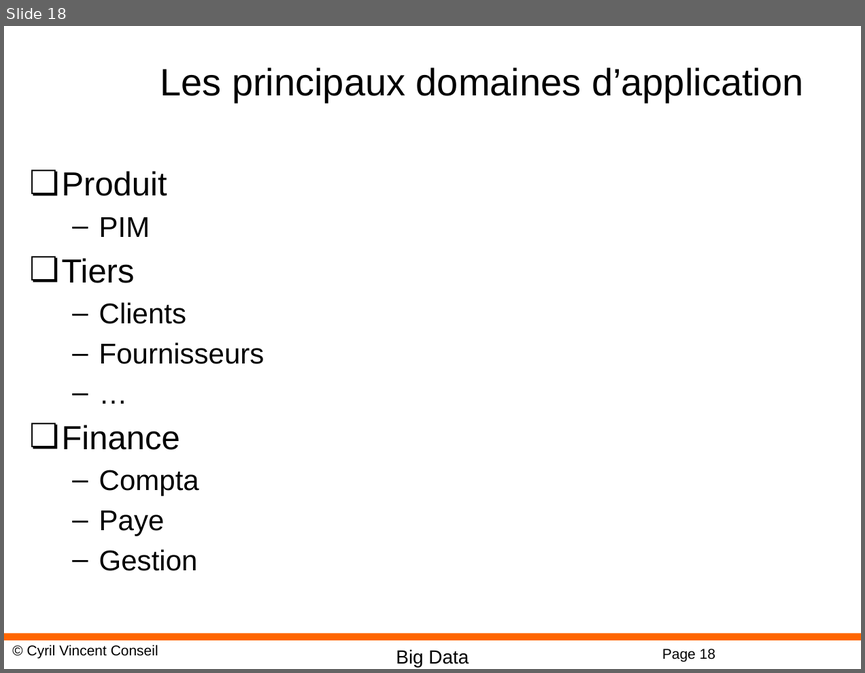
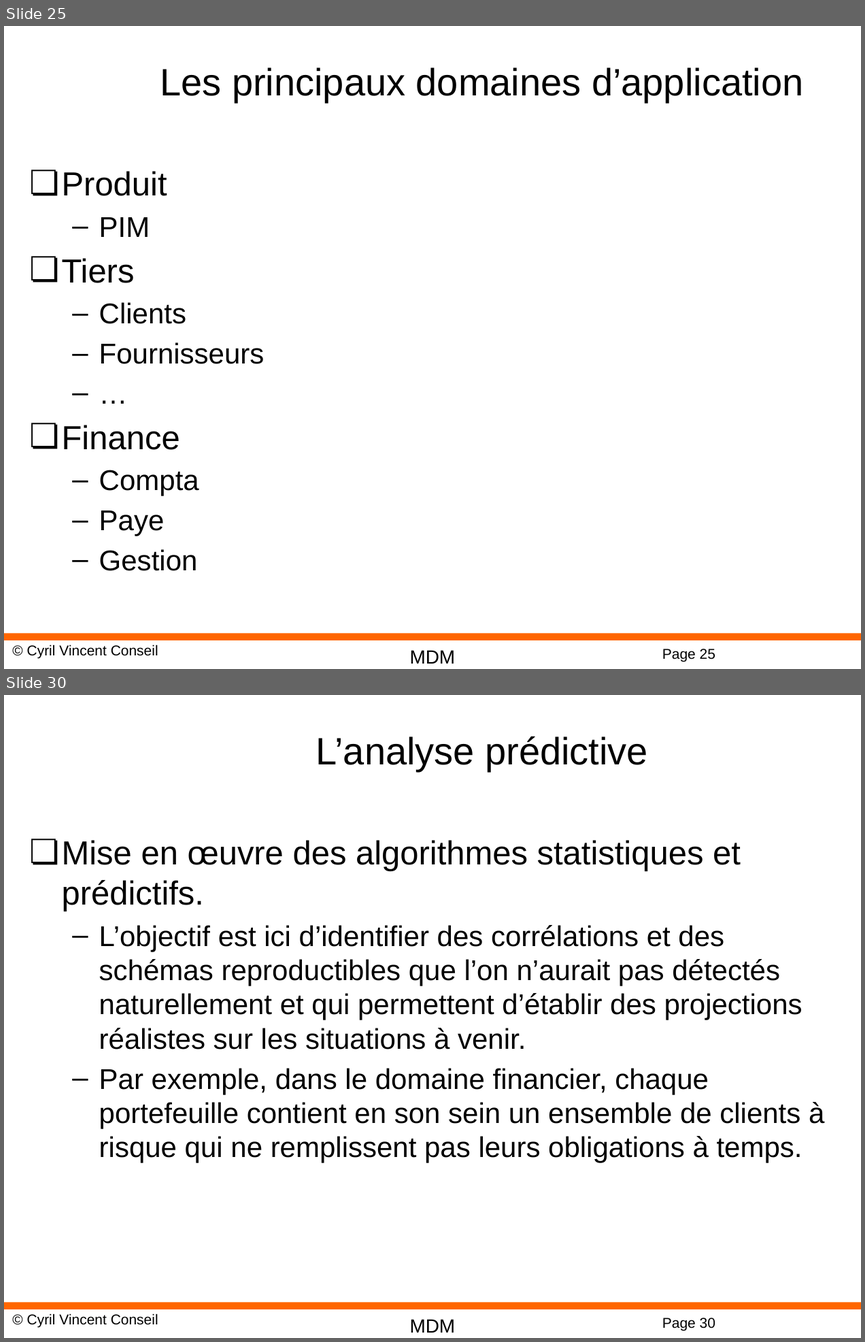
Before and after one commit to cyrilvincent/mdm, a slide deck: MDM03-MDM.pptx. Shown one above the other, each under a label of ours: slide 18 before the commit, slides 25 and 30 after it; the slides between them are not shown. The pictures are 865x673 and 865x1342 pixels, drawn with LibreOffice and Linux fonts; fonts in the diff are those of the drawing; background and template pictures are left out. Boxes give left, top, right and bottom in pixels: in the first picture for what was removed or moved away, otherwise in the second. Text is boxed around its words. In the diff, an @@ line names an element or a change of style, - is before the commit and + after.

```diff
--- a/MDM03-MDM.pptx
+++ b/MDM03-MDM.pptx
@@ slide 30 added at box(4, 695, 861, 1338), background #FFFFFF; not listed: 4 template elements that a slide beside it also shows @@
@@ title added at box(315, 736, 648, 772), 32 pt, text #000000 @@
+L’analyse prédictive
@@ text added at box(62, 840, 824, 1163), 24 pt, text #000000 @@
+❏ Mise en œuvre des algorithmes statistiques et prédictifs.
+  – L’objectif est ici d’identifier des corrélations et des schémas reproductibles que l’on n’aurait pas détectés naturellement et qui permettent d’établir des projections réalistes sur les situations à venir.
+  – Par exemple, dans le domaine financier, chaque portefeuille contient en son sein un ensemble de clients à risque qui ne remplissent pas leurs obligations à temps.
@@ what was slide 18 is now slide 25 @@
@@ slide 25 changed as well @@
@@ text at box(410, 650, 456, 663): text changed @@
-Big Data
+MDM
@@ page number at box(662, 648, 715, 661): text changed @@
-Page 18
+Page 25
```
Also in this commit, not shown: 17 other slides changed, 12 other slides added, 11 other files.
